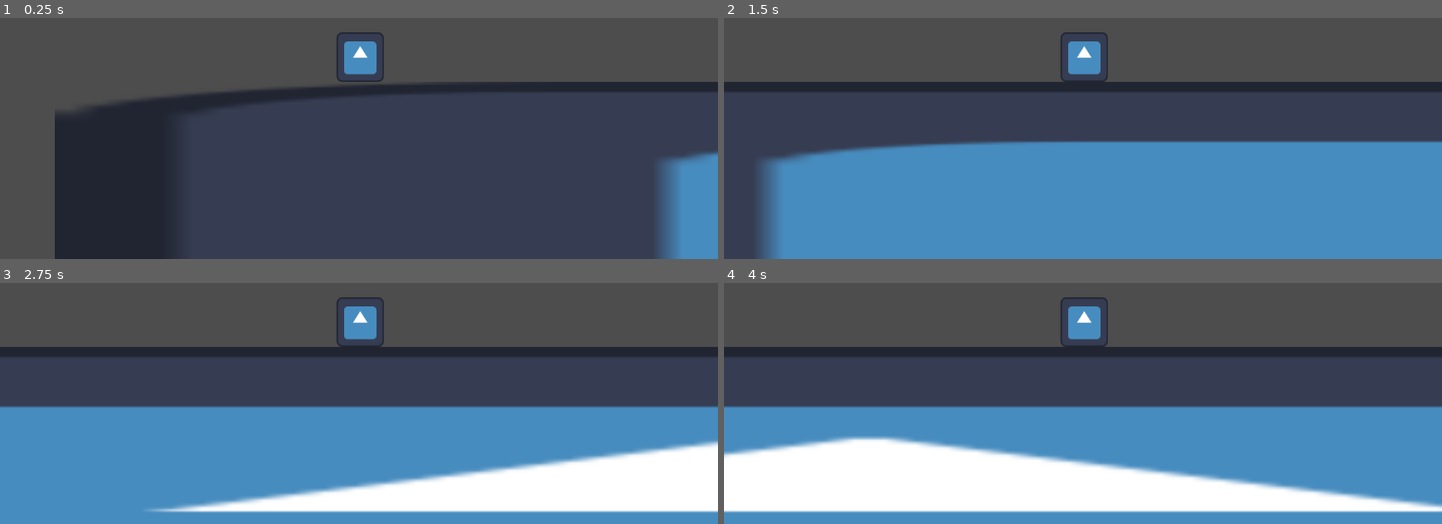
Above: before the commit, frames 1-4 (two rows, left to right).
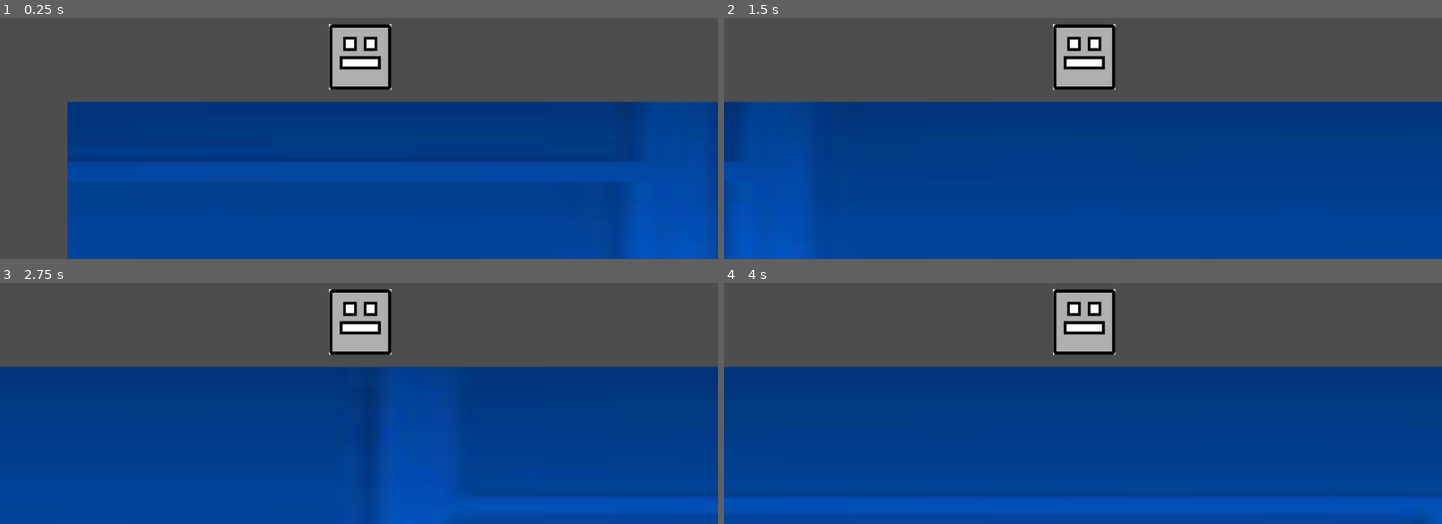
Above: after the commit, the same moments.

Repository: yuckdevchan/GDClone
Game: Godot game, scene res://floor_scene.tscn
The game is run twice, just before and just after one commit, with the same random seed, the same clock (stepped at 60 frames per second) and the same inputs. The engine's default icon, where the game draws it, is replaced by a stand-in: a white triangle on a blue panel in a dark square.
Inputs:
- Up to frame 1 (0.25 s): no input
- Up to frame 2 (1.5 s): hold W (up) 0.53-1.28 s
- Up to frame 3 (2.75 s): hold W (up) from 2.03 s (still down)
- Up to frame 4 (4 s): release W (up) at 3.53 s

The runs differ from the first frame. In frame 1, 66% of the frame differs, in the area x 7-100%, y 2-100%; in frame 2, 72%, in the area x 0-100%, y 2-100%; in frame 3, 72%; in frame 4, 72%.

Commit message:
add textures

Diff:
--- a/GDClone/floor_scene.tscn
+++ b/GDClone/floor_scene.tscn
@@ -1,24 +1,30 @@
-[gd_scene load_steps=4 format=3 uid="uid://d2w0k22yp1fg3"]
+[gd_scene load_steps=5 format=3 uid="uid://d2w0k22yp1fg3"]
 
-[ext_resource type="Texture2D" uid="uid://d3uyw7k7ya4ki" path="res://icon.svg" id="1_6fs4m"]
+[ext_resource type="Texture2D" uid="uid://ce0qlav60n3ey" path="res://ground.jpg" id="1_kddx0"]
 [ext_resource type="PackedScene" uid="uid://dk48o5o7h287y" path="res://player.tscn" id="2_qj02k"]
 
 [sub_resource type="RectangleShape2D" id="RectangleShape2D_bc8p4"]
 size = Vector2(1573, 127)
+
+[sub_resource type="TileSet" id="TileSet_6yl55"]
 
 [node name="Node2D" type="Node2D"]
 
 [node name="Floor" type="CharacterBody2D" parent="."]
 
 [node name="Sprite2D" type="Sprite2D" parent="Floor"]
-position = Vector2(722.5, 0)
-scale = Vector2(12.2891, 1)
-texture = ExtResource("1_6fs4m")
+position = Vector2(716.5, 0)
+scale = Vector2(3.45434, 1)
+texture = ExtResource("1_kddx0")
 
 [node name="CollisionShape2D" type="CollisionShape2D" parent="Floor"]
 position = Vector2(722.5, -0.5)
 shape = SubResource("RectangleShape2D_bc8p4")
 
+[node name="TileMap" type="TileMap" parent="Floor"]
+tile_set = SubResource("TileSet_6yl55")
+format = 2
+
 [node name="Player" parent="." instance=ExtResource("2_qj02k")]
 light_mask = 3
 visibility_layer = 3
--- a/GDClone/player.tscn
+++ b/GDClone/player.tscn
@@ -1,7 +1,7 @@
 [gd_scene load_steps=5 format=3 uid="uid://dk48o5o7h287y"]
 
 [ext_resource type="Script" path="res://player.gd" id="1_ba2dn"]
-[ext_resource type="Texture2D" uid="uid://d3uyw7k7ya4ki" path="res://icon.svg" id="1_s3tfn"]
+[ext_resource type="Texture2D" uid="uid://cvs6usacxknw7" path="res://cube.png" id="2_8k0td"]
 
 [sub_resource type="RectangleShape2D" id="RectangleShape2D_jhr8n"]
 size = Vector2(19, 20)
@@ -15,7 +15,7 @@
 [node name="Sprite2D" type="Sprite2D" parent="."]
 position = Vector2(0.5, -1.90735e-06)
 scale = Vector2(0.148437, 0.15625)
-texture = ExtResource("1_s3tfn")
+texture = ExtResource("2_8k0td")
 
 [node name="CollisionShape2D" type="CollisionShape2D" parent="."]
 position = Vector2(0.5, 0)
Binary file added: GDClone/cube.png
Not shown, added: GDClone/cube.png.import
Binary file added: GDClone/ground.jpg
Not shown, added: GDClone/ground.jpg.import
